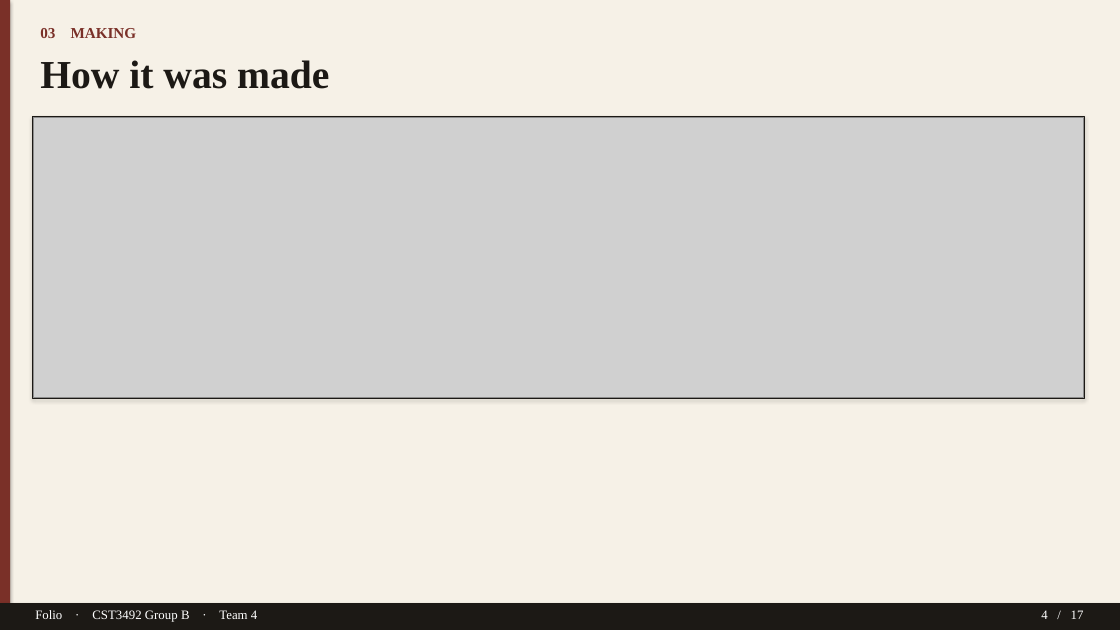
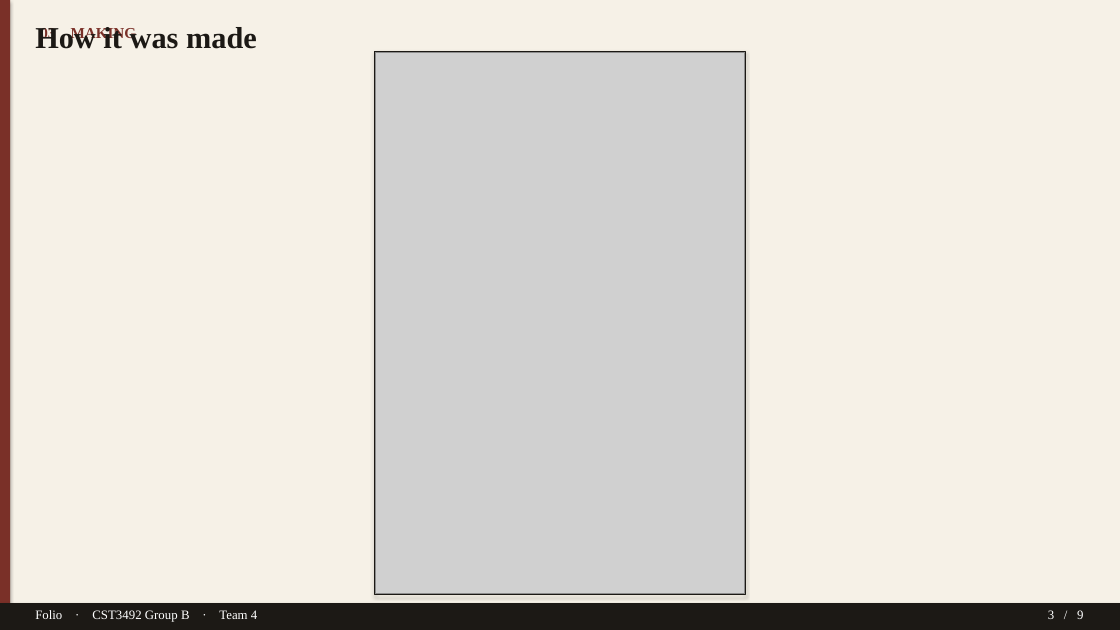
Before and after one commit to TTAWDTT/folio, a slide deck: slide 3 of submission/documents/Folio-GroupB-Team4-Slides.pptx (slide 4 before the commit). Drawn at 1120x630 pixels with LibreOffice and Linux fonts; fonts in the diff are those of the drawing; grey boxes stand for pictures. Boxes give left, top, right and bottom in pixels: in the first picture for what was removed or moved away, otherwise in the second. Text is boxed around its words. In the diff, an @@ line names an element or a change of style, - is before the commit and + after.

```diff
--- a/submission/documents/Folio-GroupB-Team4-Slides.pptx
+++ b/submission/documents/Folio-GroupB-Team4-Slides.pptx
@@ text "How it was made": place and size @@
-text "How it was made" at (40,60,329,89)
+text "How it was made" at (35,27,257,49)
@@ text "How it was made" at (35,27,257,49): size 34 to 26 pt @@
@@ rectangle: place and size @@
-rectangle at (33,117,1085,398)
+rectangle at (375,51,745,595)
@@ picture: place and size @@
-picture at (34,118,1084,397)
+picture at (376,52,744,594)
@@ text at (1048,610,1083,619): text changed @@
-4 / 17
+3 / 9
```
Also in this commit, not shown: 8 other slides changed, 8 slides removed, 5 other files.
